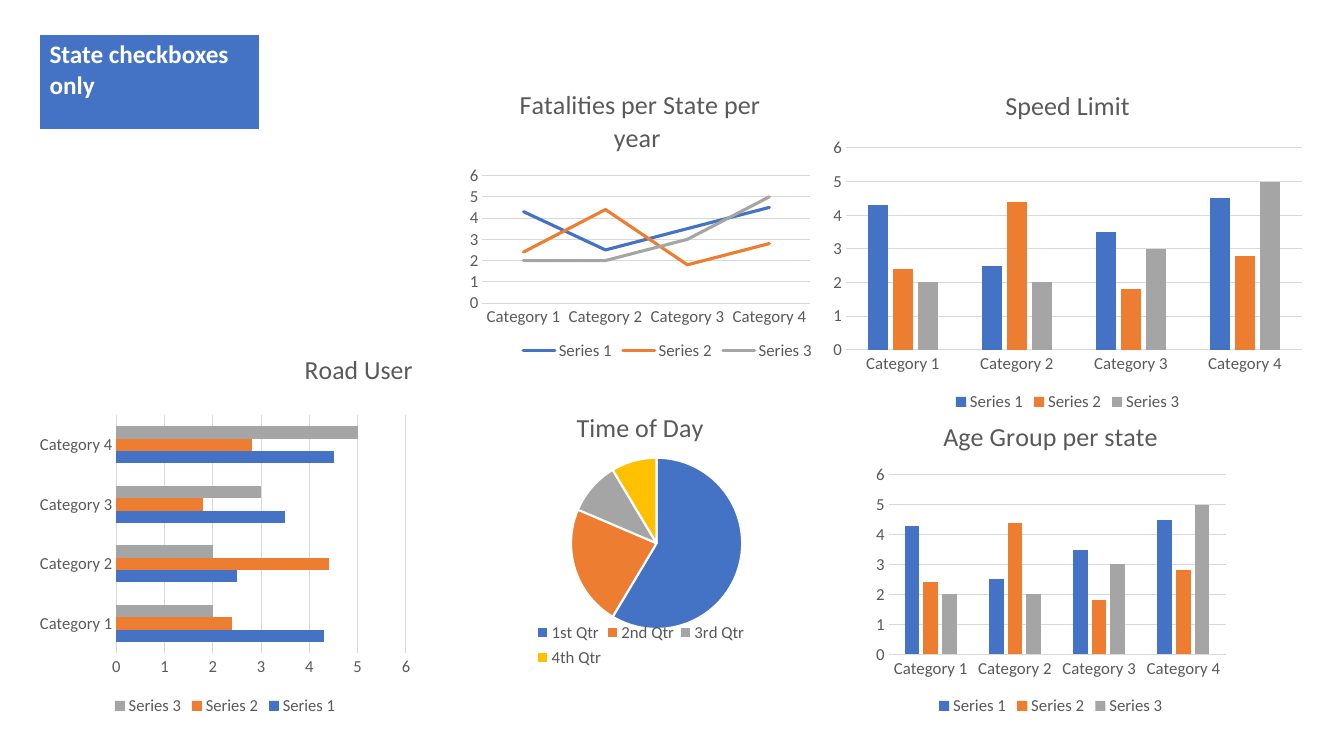
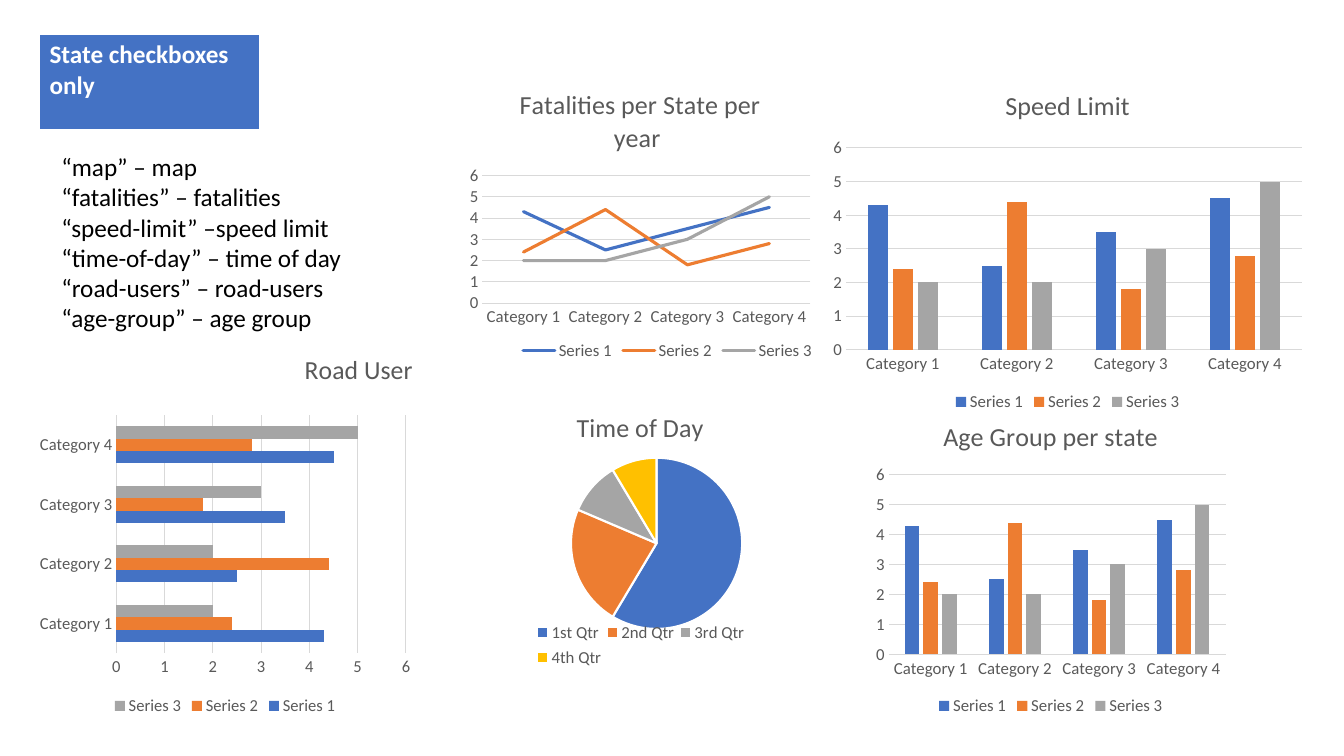
Before and after one commit to pkrachakonda/Project3---Australian-Road-Crash-Data-Analysis, a slide deck: slide 7 of Presentation.pptx (slide 8 before the commit). Drawn at 1344x756 pixels with LibreOffice and Linux fonts; fonts in the diff are those of the drawing. Boxes give left, top, right and bottom in pixels: in the first picture for what was removed or moved away, otherwise in the second. Text is boxed around its words. In the diff, an @@ line names an element or a change of style, - is before the commit and + after.

```diff
--- a/Presentation.pptx
+++ b/Presentation.pptx
@@ text added at [61, 158, 341, 332], 18 pt, text #000000 @@
+“map” – map
+“fatalities” – fatalities
+“speed-limit” –speed limit
+“time-of-day” – time of day
+“road-users” – road-users
+“age-group” – age group
```
Also in this commit, not shown: 4 slides added, 1 slide removed, 33 other files.
